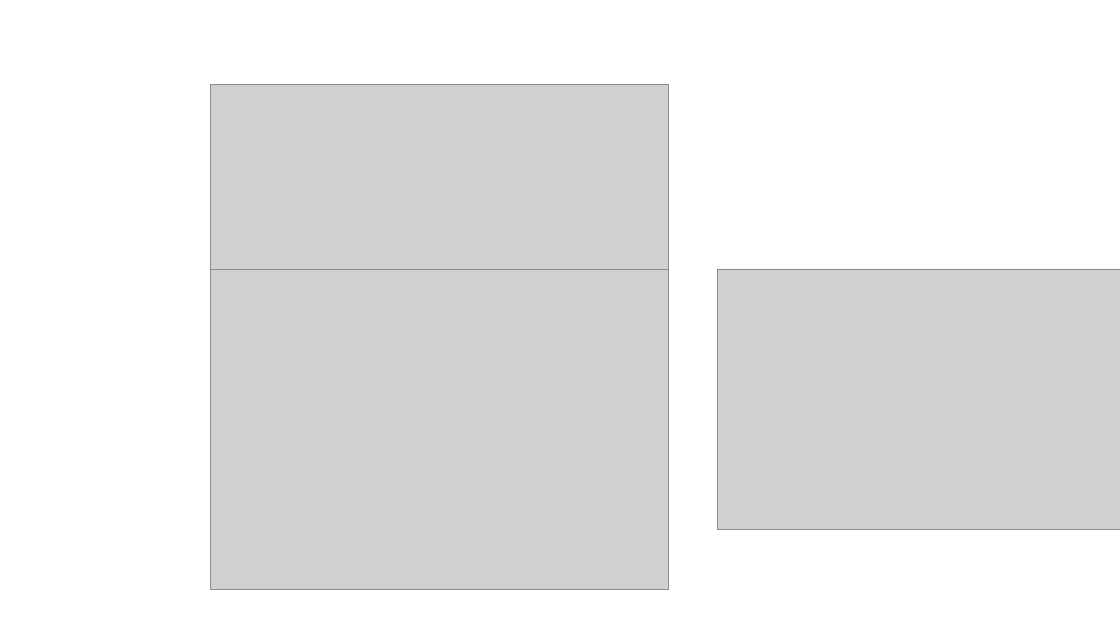
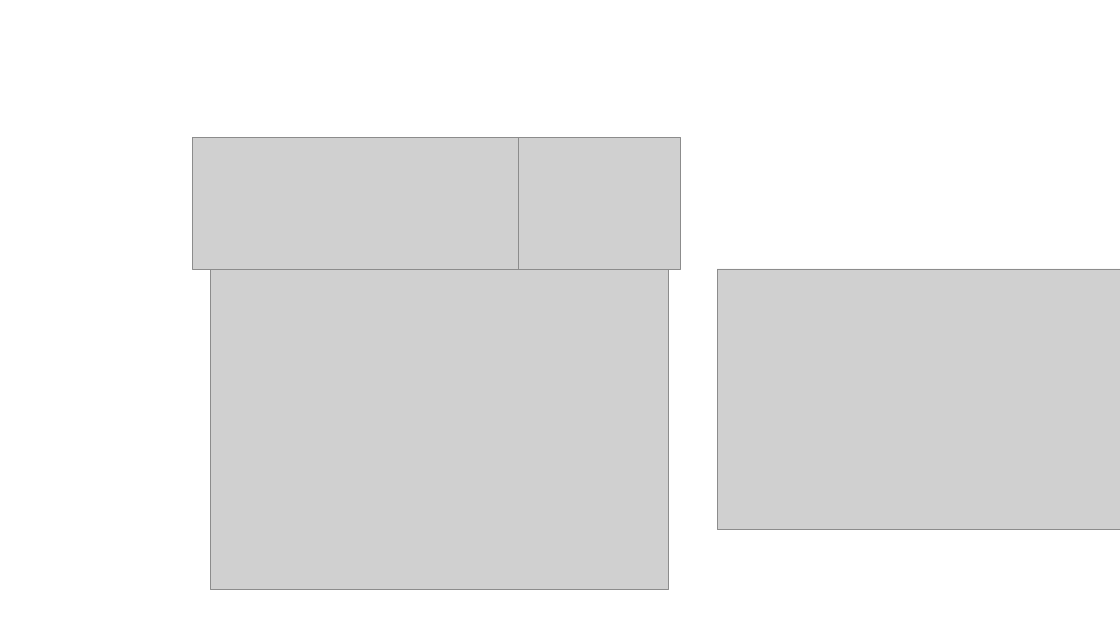
Before and after one commit to robotpilab/forkedweb, a slide deck: slide 3 of content/projects/演示文稿1.pptx. Drawn at 1120x630 pixels with LibreOffice and Linux fonts; fonts in the diff are those of the drawing; grey boxes stand for pictures. Boxes give left, top, right and bottom in pixels: in the first picture for what was removed or moved away, otherwise in the second. Text is boxed around its words. In the diff, an @@ line names an element or a change of style, - is before the commit and + after.

```diff
--- a/content/projects/演示文稿1.pptx
+++ b/content/projects/演示文稿1.pptx
@@ picture: place and size @@
-picture at [211,84,669,269]
+picture at [192,138,518,270]
@@ picture added at [519,138,681,270] @@
```
Also in this commit, not shown: 1 other file.
